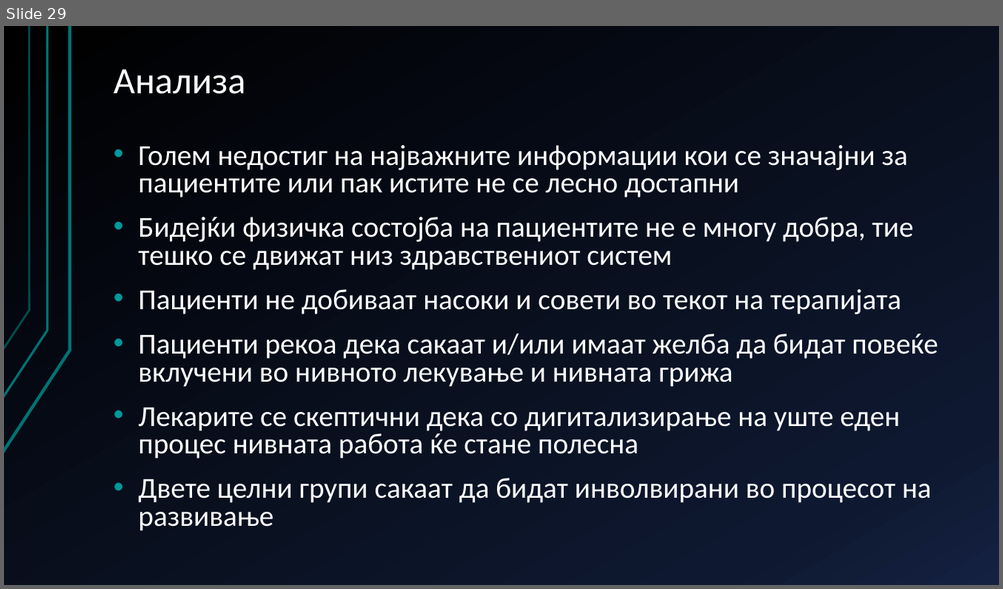
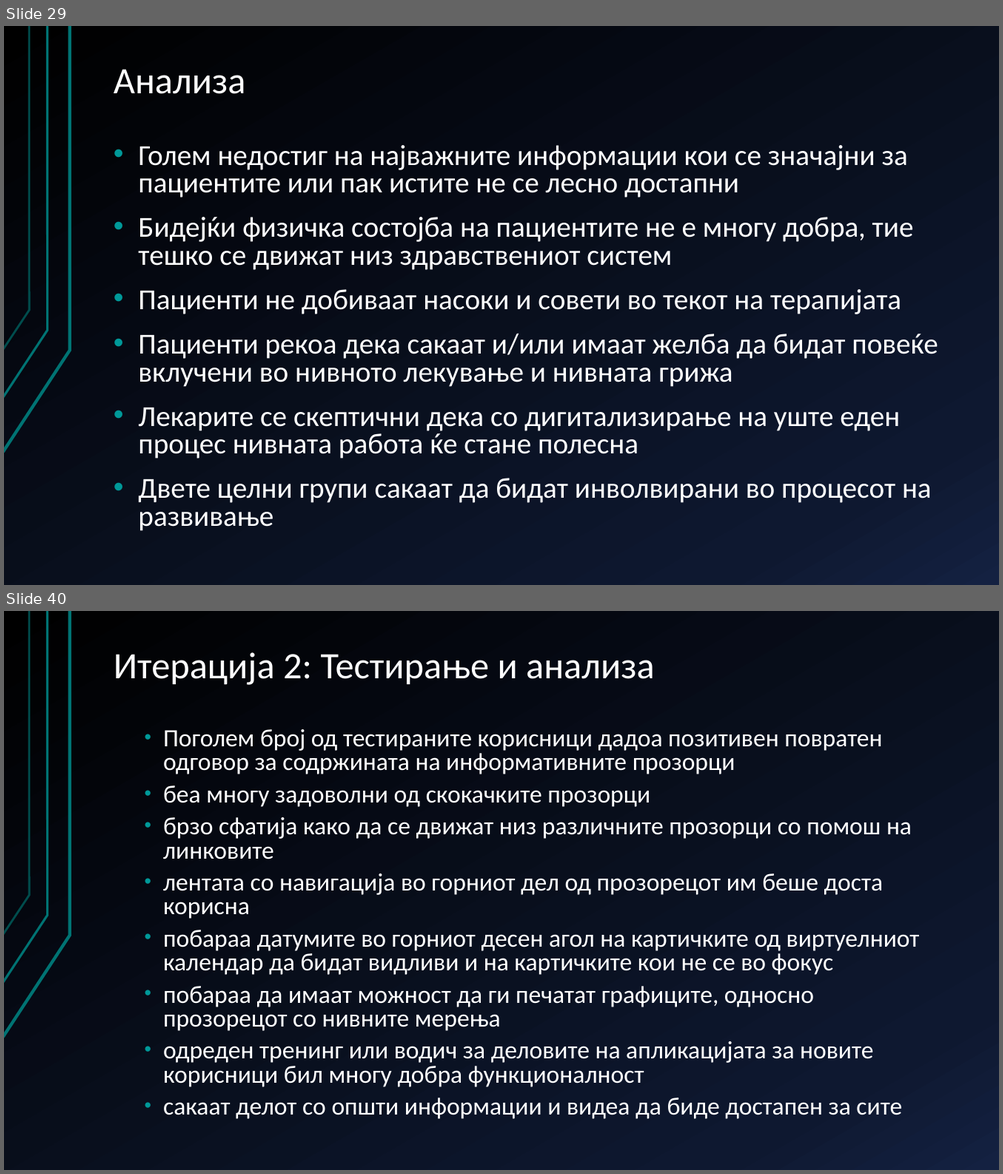
Before and after one commit to AlenDosev/Master, a slide deck: Master.pptx. Shown one above the other, each under a label of ours: slide 29 before the commit, slides 29 and 40 after it; the slides between them are not shown. The pictures are 1003x589 and 1003x1174 pixels, drawn with LibreOffice and Linux fonts; fonts in the diff are those of the drawing. Boxes give left, top, right and bottom in pixels: in the first picture for what was removed or moved away, otherwise in the second. Text is boxed around its words. In the diff, an @@ line names an element or a change of style, - is before the commit and + after.

```diff
--- a/Master.pptx
+++ b/Master.pptx
@@ slide 40 added at <box>4,611,999,1170</box>, background gradient #000000 to #0F1931 to #142242; not listed: 3 template elements that a slide beside it also shows @@
@@ title added at <box>114,652,654,685</box>, 36 pt, text #FFFFFF @@
+Итерација 2: Тестирање и анализа
@@ text added at <box>163,729,919,1119</box>, 24 pt, text #FFFFFF @@
+  • Поголем број од тестираните корисници дадоа позитивен повратен одговор за содржината на информативните прозорци
+  • беа многу задоволни од скокачките прозорци
+  • брзо сфатија како да се движат низ различните прозорци со помош на линковите
+  • лентата со навигација во горниот дел од прозорецот им беше доста корисна
+  • побараа датумите во горниот десен агол на картичките од виртуелниот календар да бидат видливи и на картичките кои не се во фокус
+  • побараа да имаат можност да ги печатат графиците, односно прозорецот со нивните мерења
+  • одреден тренинг или водич за деловите на апликацијата за новите корисници бил многу добра функционалност
+  • сакаат делот со општи информации и видеа да биде достапен за сите
```
Also in this commit, not shown: 16 other slides added, 3 slides removed, 1 other file.
